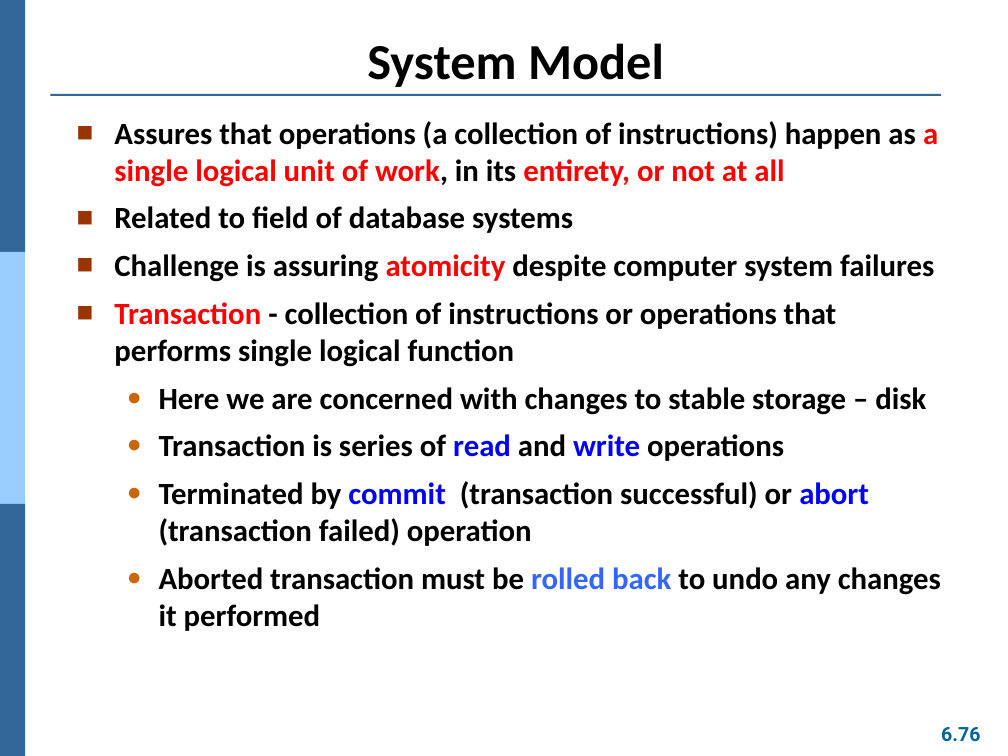
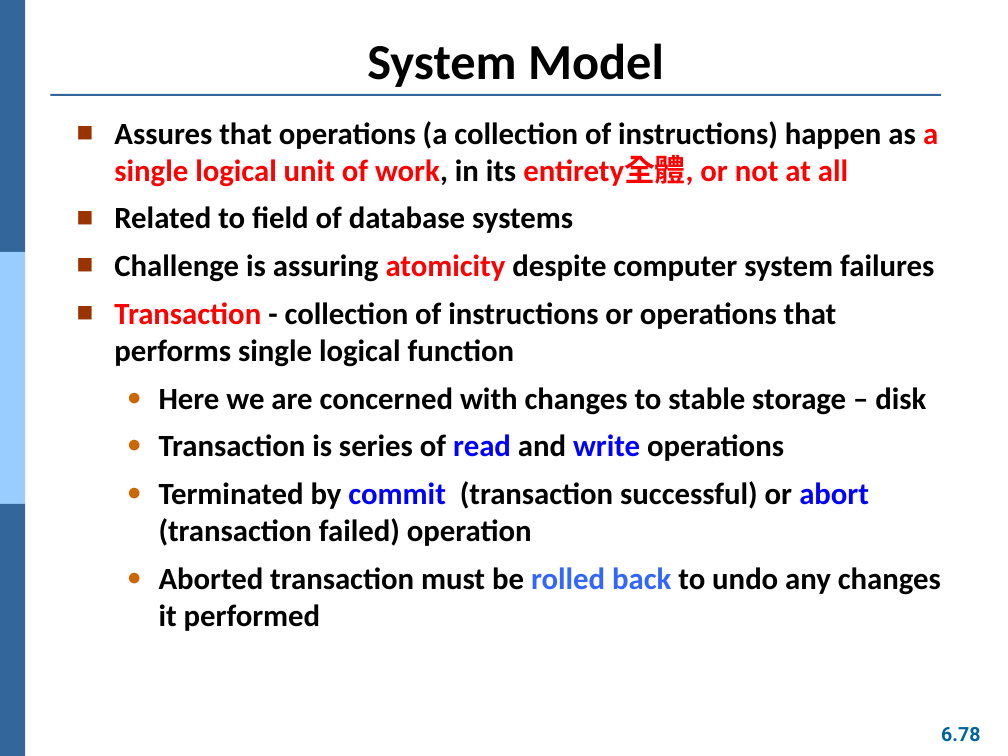
Before and after one commit to Yang09701194/OS_Learning, a slide deck: slide 78 of ch06.pptx (slide 76 before the commit). Drawn at 1008x756 pixels with LibreOffice and Linux fonts; fonts in the diff are those of the drawing. Boxes give left, top, right and bottom in pixels: in the first picture for what was removed or moved away, otherwise in the second. Text is boxed around its words. In the diff, an @@ line names an element or a change of style, - is before the commit and + after.

```diff
--- a/ch06.pptx
+++ b/ch06.pptx
@@ text at (x1=114, y1=121, x2=938, y2=187): text changed @@
-■ Assures that operations (a collection of instructions) happen as a single logical unit of work, in its entirety, or not at all
+■ Assures that operations (a collection of instructions) happen as a single logical unit of work, in its entirety全體, or not at all
@@ page number at (x1=941, y1=727, x2=980, y2=742): text changed @@
-6.76
+6.78
```
Also in this commit, not shown: 5 other slides changed, 2 slides added.
